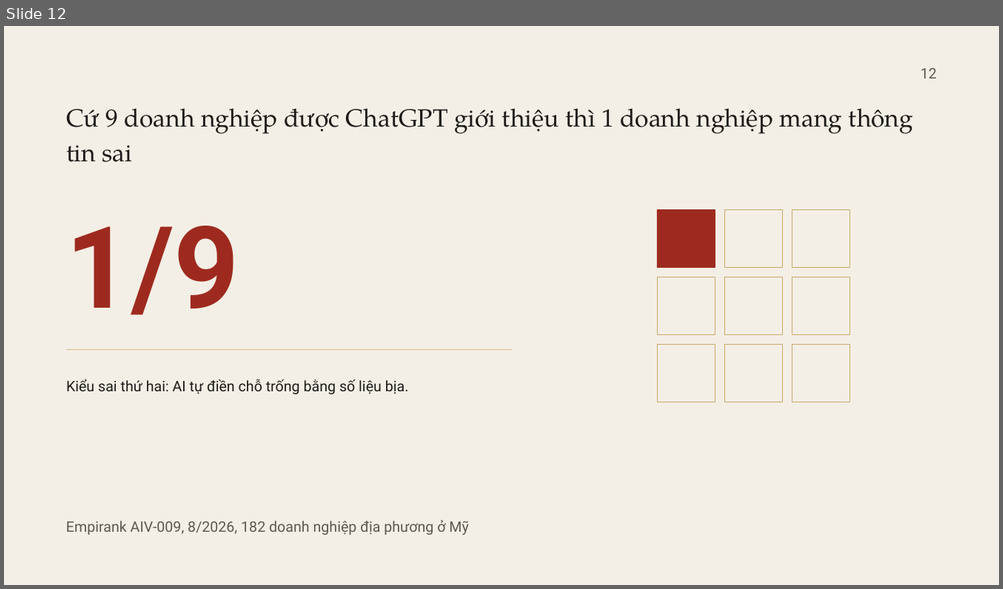
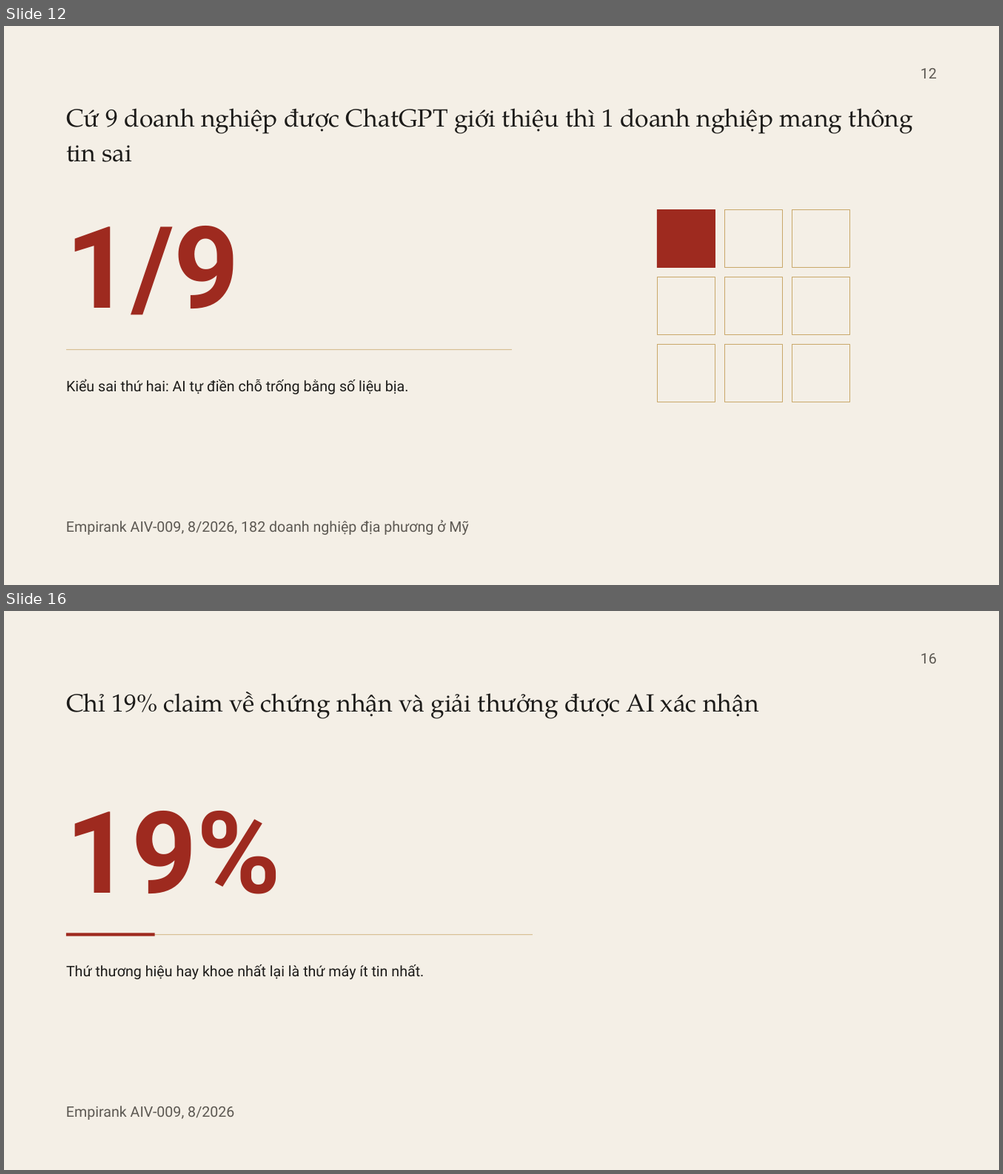
Before and after one commit to fyzdfyzd/linhx-engine, a slide deck: viec/lab130-slide-nhieu-vong/thiet-ke/v8/CSMO26_T21_v8.pptx. Shown one above the other, each under a label of ours: slide 12 before the commit, slides 12 and 16 after it; the slides between them are not shown. The pictures are 1003x589 and 1003x1174 pixels, drawn with LibreOffice and Linux fonts; fonts in the diff are those of the drawing. Boxes give left, top, right and bottom in pixels: in the first picture for what was removed or moved away, otherwise in the second. Text is boxed around its words. In the diff, an @@ line names an element or a change of style, - is before the commit and + after.

Commit message:
LAB130 v8: dựng đợt 3 (slide 13-18)

```diff
--- a/viec/lab130-slide-nhieu-vong/thiet-ke/v8/CSMO26_T21_v8.pptx
+++ b/viec/lab130-slide-nhieu-vong/thiet-ke/v8/CSMO26_T21_v8.pptx
@@ slide 16 added at <box>4,611,999,1170</box>, background #F4EFE6 @@
@@ text added at <box>920,653,936,664</box>, 14 pt, text #5C5852 @@
+16
@@ text added at <box>66,692,758,719</box>, 24 pt, text #1C1B19 @@
+Chỉ 19% claim về chứng nhận và giải thưởng được AI xác nhận
@@ text added at <box>66,811,281,894</box>, 110 pt, text #9E2A1F, bold @@
+19%
@@ rectangle added at <box>66,935,532,936</box>, fill #C9A86A @@
@@ rectangle added at <box>66,934,155,937</box>, fill #9E2A1F @@
@@ text added at <box>66,965,424,980</box>, 14 pt, text #1C1B19 @@
+Thứ thương hiệu hay khoe nhất lại là thứ máy ít tin nhất.
@@ text added at <box>66,1106,234,1120</box>, 14 pt, text #5C5852 @@
+Empirank AIV-009, 8/2026
```
Also in this commit, not shown: 5 other slides added, 19 other files.
